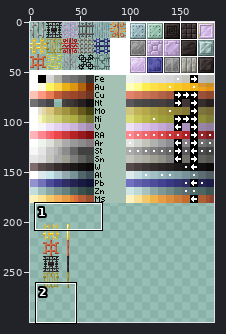
Two versions of one sprite sheet, Versandordner/temp.png. Above: a wide view before the commit, with the close-up outlined.
Close-up. First the earlier version:
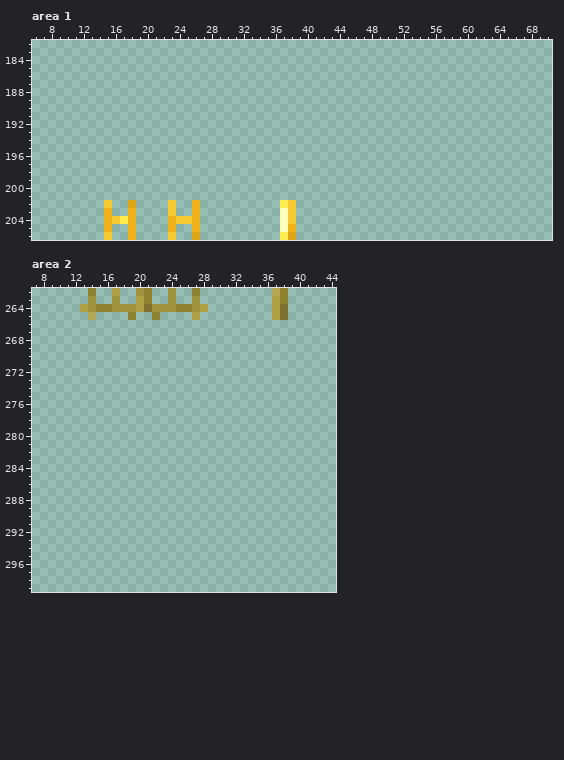
The file is 184x300 pixels. Colours within 5 levels of each other are drawn and written as one. Shown: area 1: x 6..70, y 182..206; area 2: x 7..44, y 262..299. The commit also changed other parts of the picture, which this record leaves out.
The result:
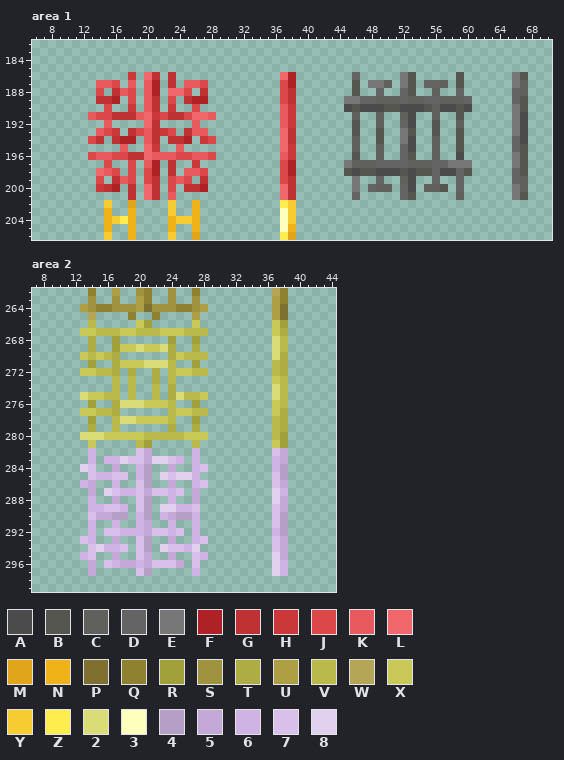
Palette (. is transparent): A #4b4b4b  B #565651  C #60605d  D #646464  E #777777  F #ae2225  G #bf3234  H #cb383a  J #dc4749  K #e85a5d  L #f1686c  M #e1a51b  N #efb319  P #7e7130  Q #8e8231  R #a1a13c  S #9f9340  T #adad44  U #ae9e44  V #baba4c  W #b5a556  X #c9c958  Y #f7cc32  Z #ffec4f  2 #dadd77  3 #feffbd  4 #b69fc6  5 #c4a9d8  6 #d0b3e5  7 #d9c0ea  8 #e2d0ef
The edit:
Changed rows in their new state; - is an unchanged pixel.
Area 1:
first column x 13:
186 -----H-LG-G-------------LF-------D-----EB-----B------EB
187 -KKJ-K-KF-G-KKJ---------JF-------B-EEC-EB-DDC-B------EC
188 -J-GKJ-KF-LLJ-G---------JG-------B--D--DB--C--D------DC
189 -GGF-J-KG-J-GFF---------JG------EEDDCCCDCCDDCCCD-----DB
190 --J--H-KG-H--J----------KH------ABAAABBAAABCAABA-----EB
191 KJJGGGKLHJGGJLLK--------KH-------C--C--CA--C--B------EA
192 --K----LG----K----------KH-------B--C--DA--B--C------EA
193 -KJH-GJKGHJ-GKK---------LG-------B--B--EB--B--B------EA
194 JG-GFF-KG-GGF-HJ--------LG-------C--B--EA--C--B------DA
195 ----K--LH--K------------LH-------C--C--DA--C--B------DB
196 JKKJJGGLKKKJJKKJ--------KH-------B--C--DB--C--A------EB
197 --J--J-KF-G--H----------JF------ECCCDDDDCCCDDEEE-----EB
198 -LKJ-J-JF-G-KKJ---------JF------BABBAAABABBDAADB-----DB
199 -J-GKJ-JG-JKJ-G---------JG-------E--D--CA--D--D------DC
200 -HGF-G-LG-J-GGF---------LG-------E-DCC-DA-CCB-D------EC
201 -----G-LG-K-------------LG-------D-----DB-----C------EB
Area 2:
first column x 13:
266 -V-----XR-----X---------XR
267 XXVVVXXVVVXXXVVV--------XT
268 -T--R------R--R---------2V
269 -T--RXX2XX2T--T---------2V
270 XVXVT------TXVVV--------2T
271 -R--TXXX222V--R---------VT
272 XXVVT-T--T-VXXVV--------VT
273 ----V-V--T-V------------XV
274 ----V-V--V-T------------2V
275 2XXVV-V--V-T2VVX--------2V
276 -R--T222XXXV--R---------XV
277 XXVVT------VXXVV--------XT
278 -R--V22XXXXV--R---------VT
279 -T--V------T--T---------VT
280 222XXXXXVVVVVXXX--------VR
281 -X-----VR-----V---------XR
282 -6-----75-----6---------75
283 -6-6687758876-6---------65
284 87--5--64--5--67--------64
285 -76677-64-87886---------74
286 65--6--74--5--67--------75
287 -5-8766757767-5---------86
288 -6--5--74--6--5---------85
289 -66776-74-88667---------75
290 -75544-64-65446---------74
291 -6--6--65--6--6---------74
292 -6-7766657767-6---------64
293 76--5--74--5--67--------75
294 -78667-74-87768---------75
295 67--5--75--5--76--------85
296 -5-7655657775-7---------86
297 -5-----74-----6---------86
Changed places in both close-ups, as pixel boxes (x1, y1, x2, y2):
added: (88, 72, 216, 200)
added: (280, 72, 296, 200)
added: (344, 72, 472, 200)
added: (512, 72, 528, 200)
added: (80, 320, 208, 576)
added: (272, 320, 288, 576)
